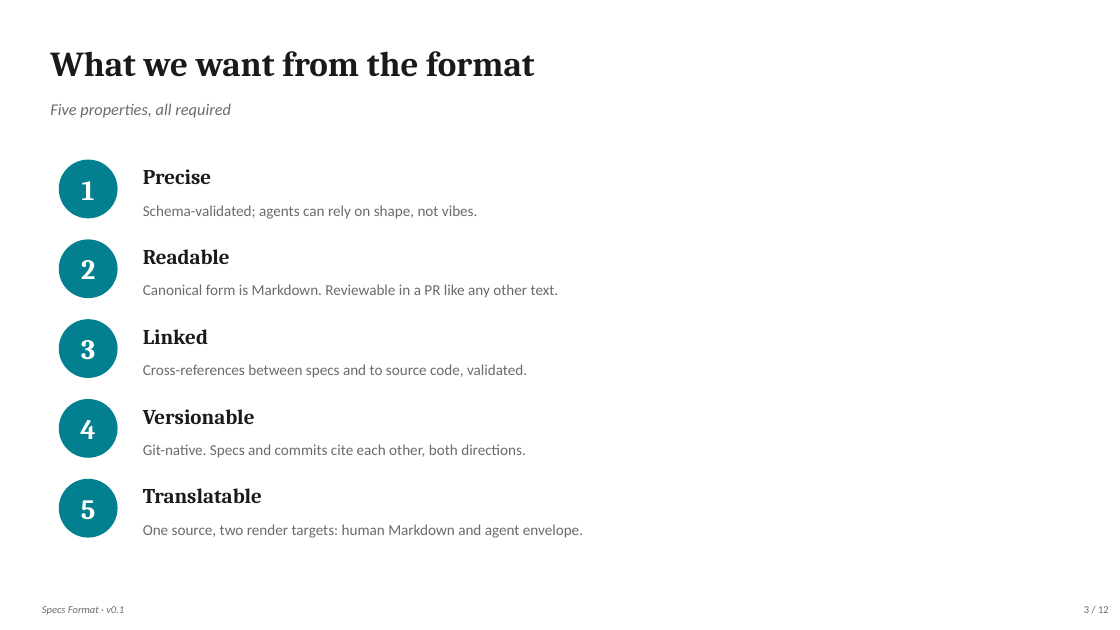
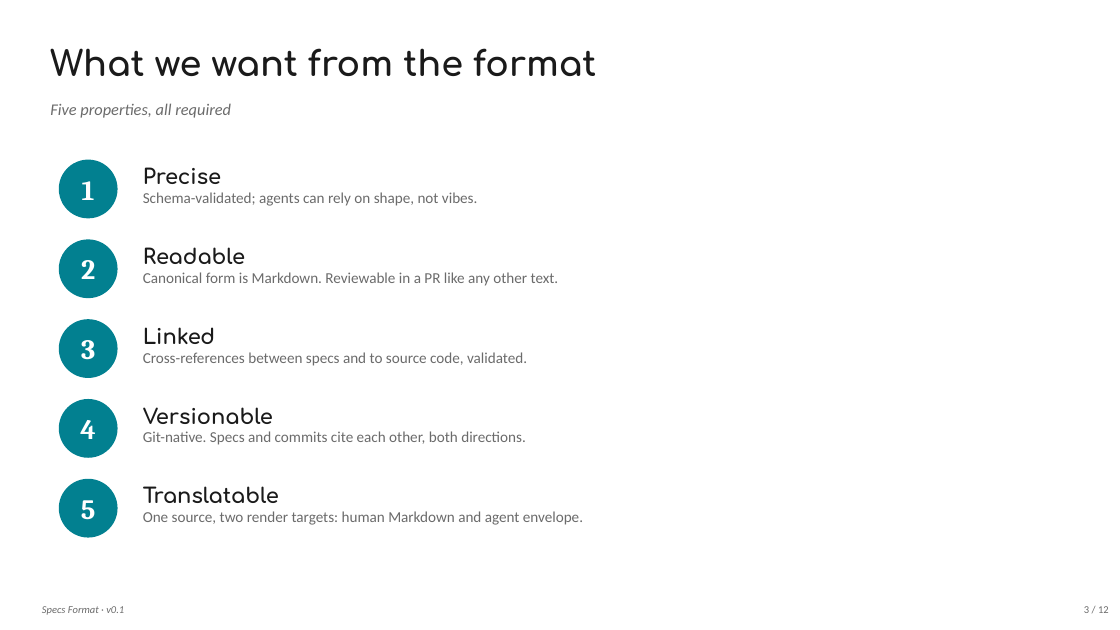
Before and after one commit to daedal-one/forge-spec, a slide deck: slide 3 of specs-format-presentation.pptx. Drawn at 1120x630 pixels with LibreOffice and Linux fonts; fonts in the diff are those of the drawing. Boxes give left, top, right and bottom in pixels: in the first picture for what was removed or moved away, otherwise in the second. Text is boxed around its words. In the diff, an @@ line names an element or a change of style, - is before the commit and + after.

Commit message:
docs: switch presentation to Comfortaa font

```diff
--- a/specs-format-presentation.pptx
+++ b/specs-format-presentation.pptx
@@ text "Schema-validated; agents can rely on ...": place and size @@
-text "Schema-validated; agents can rely on ..." at (143, 205, 478, 219)
+text "Schema-validated; agents can rely on ..." at (143, 192, 478, 206)
@@ 4 texts: place and size @@
-4 texts at (143, 284, 583, 538)
+4 texts at (143, 272, 583, 525)
@@ font Cambria to Comfortaa in 6 elements at (50, 48, 596, 76), (143, 167, 221, 184), (143, 247, 245, 264), (143, 327, 215, 344), (143, 407, 273, 424), (143, 486, 279, 503) @@
```
Also in this commit, not shown: 11 other slides changed.
